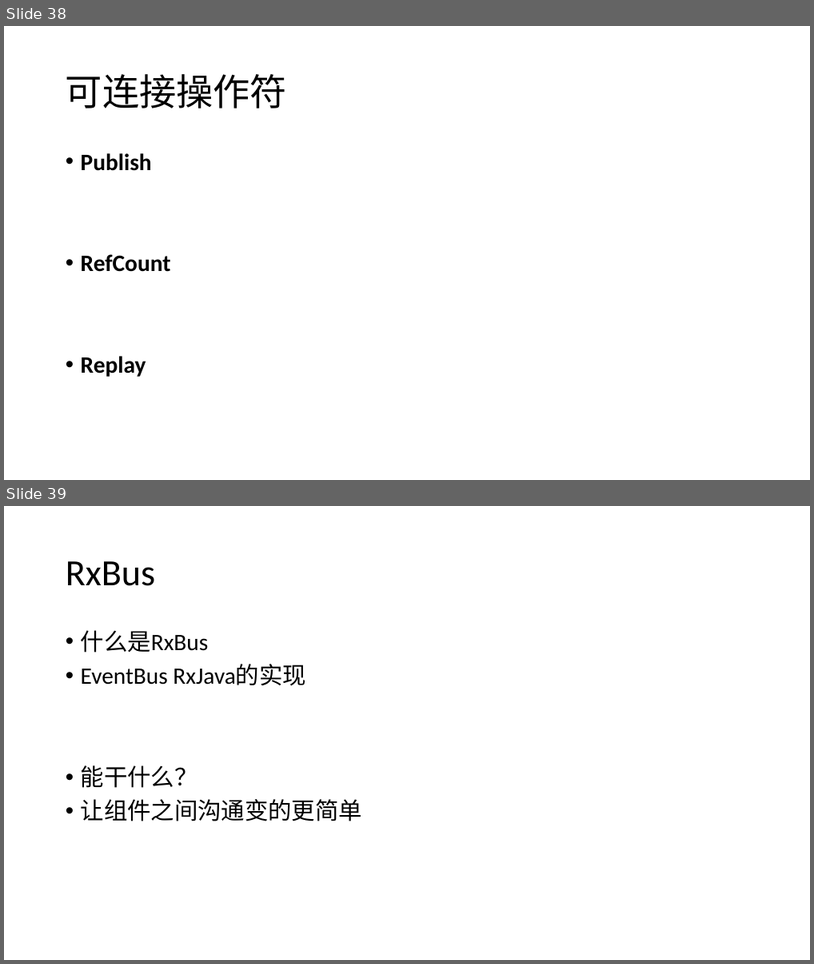
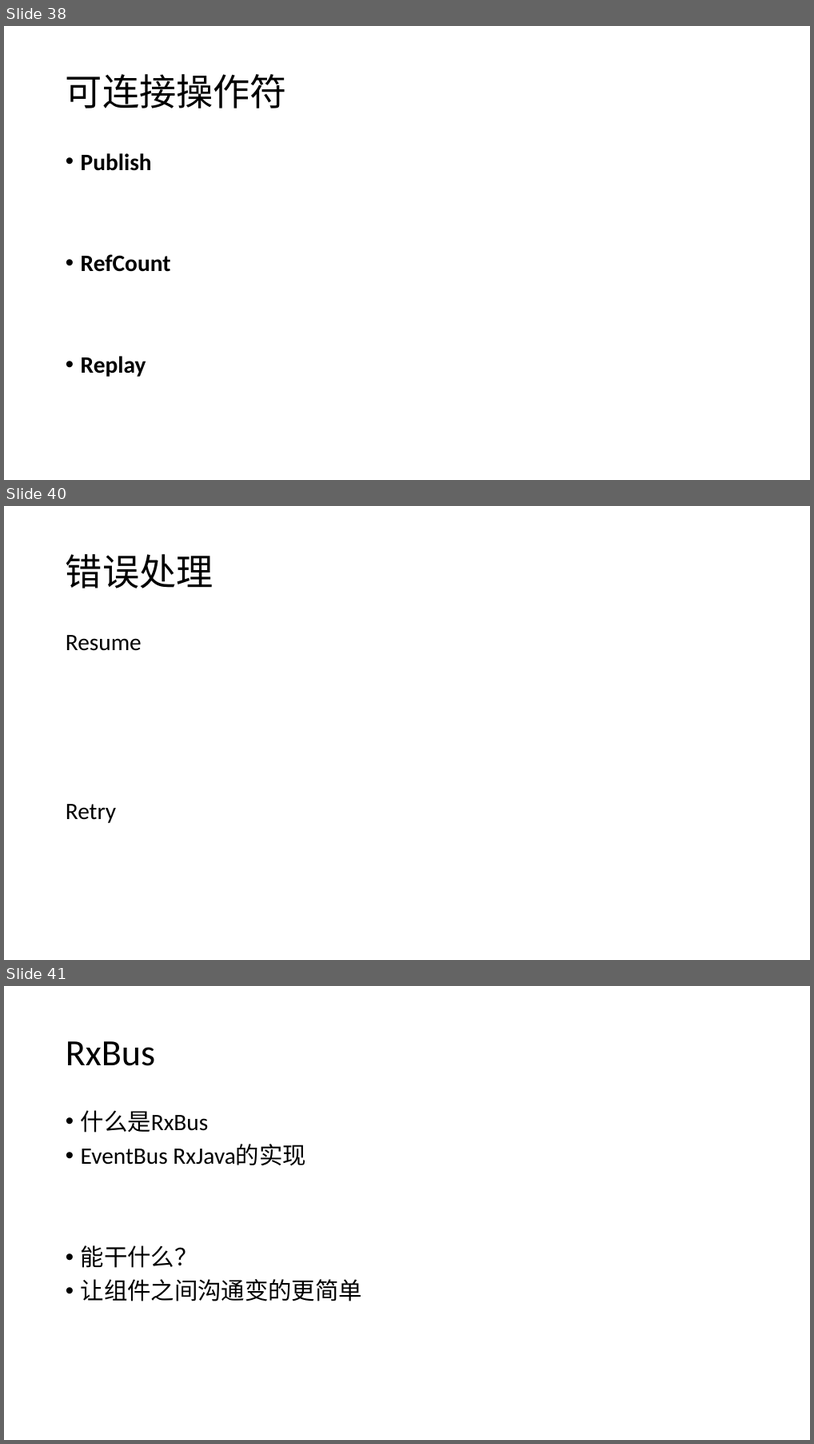
Before and after one commit to CyrusCeasar/rxjava_demo, a slide deck: res/rxJava.pptx. Shown one above the other, each under a label of ours: slides 38 and 39 before the commit, slides 38, 40 and 41 after it; the slides between them are not shown. The pictures are 814x964 and 814x1444 pixels, drawn with LibreOffice and Linux fonts; fonts in the diff are those of the drawing. Boxes give left, top, right and bottom in pixels: in the first picture for what was removed or moved away, otherwise in the second. Text is boxed around its words. In the diff, an @@ line names an element or a change of style, - is before the commit and + after.

Commit message:
1.增加rxjava 其他处理类

```diff
--- a/res/rxJava.pptx
+++ b/res/rxJava.pptx
@@ slide 40 added at (x1=4, y1=506, x2=810, y2=960), background #FFFFFF @@
@@ title added at (x1=66, y1=554, x2=214, y2=588), 44 pt, text #000000 @@
+错误处理
@@ text added at (x1=66, y1=635, x2=142, y2=823), 28 pt, text #000000 @@
+Resume
+Retry
@@ what was slide 39 is now slide 41 @@
```
Also in this commit, not shown: 2 other slides added, 1 slide removed, 10 other files.
